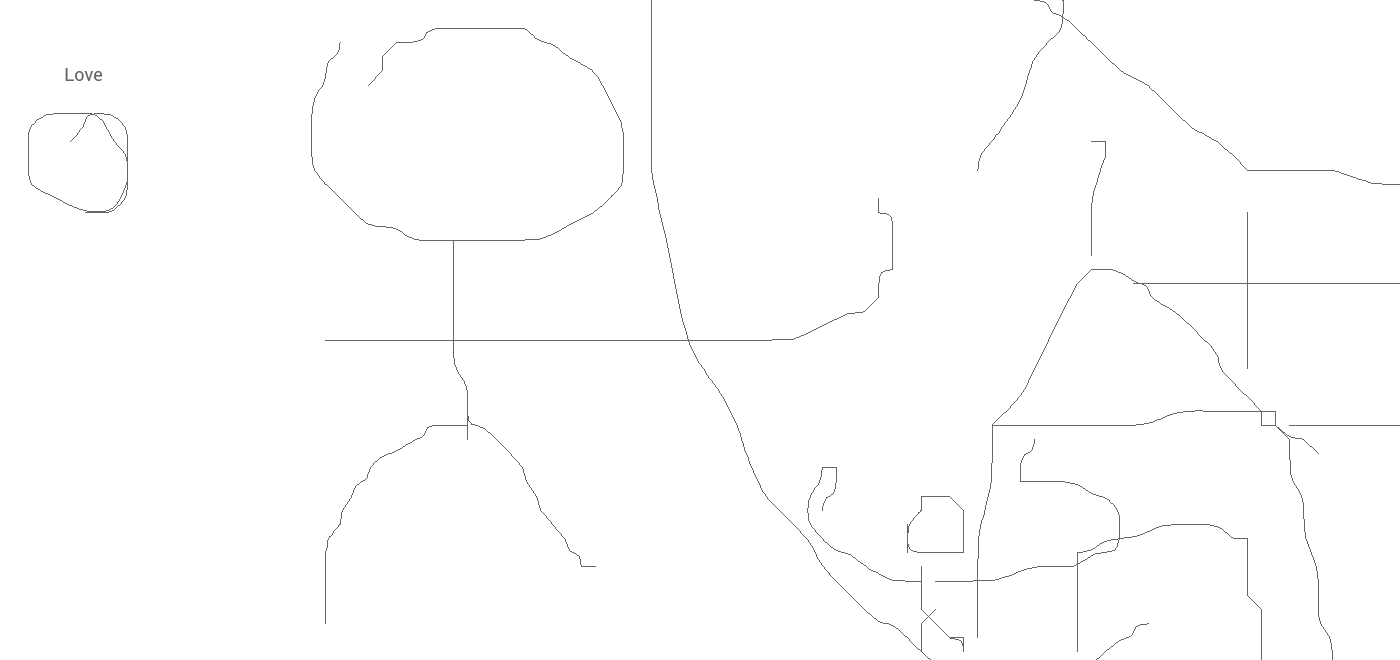
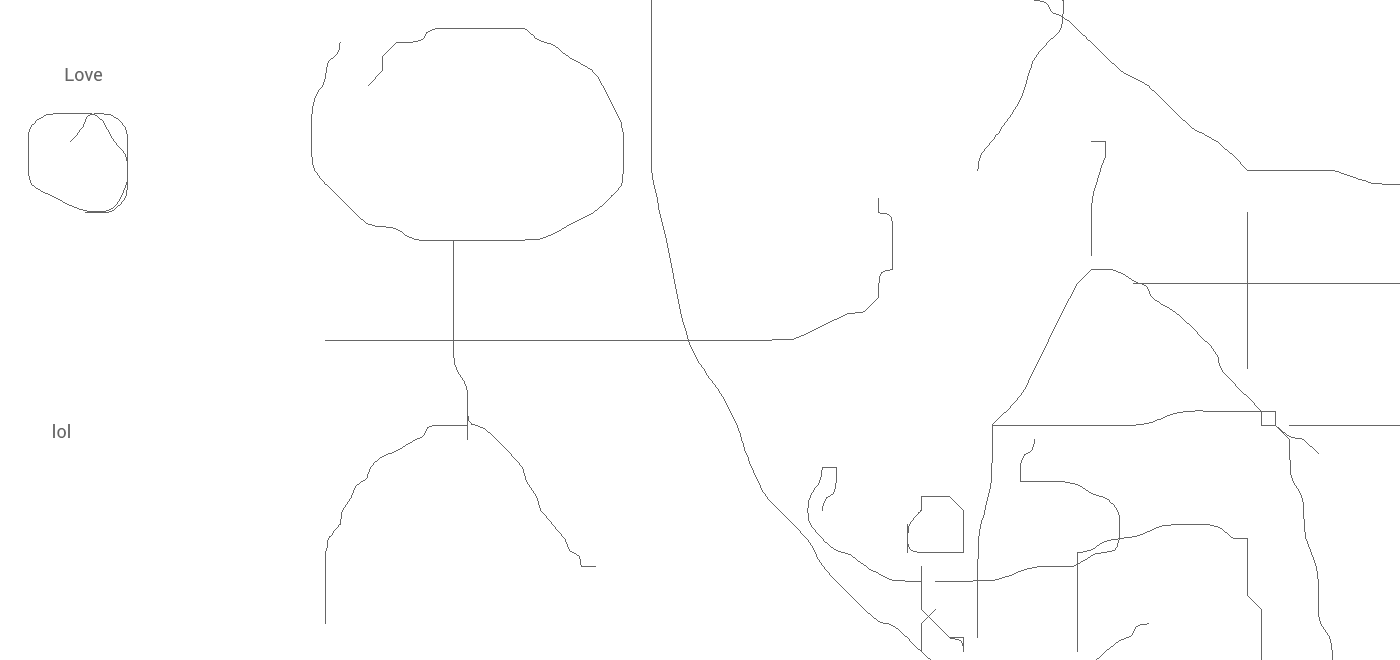
Layer changes from the first 1400x660 image to the second:
added layer "lol" above "Capa 0" over [53, 424, 70, 438]
